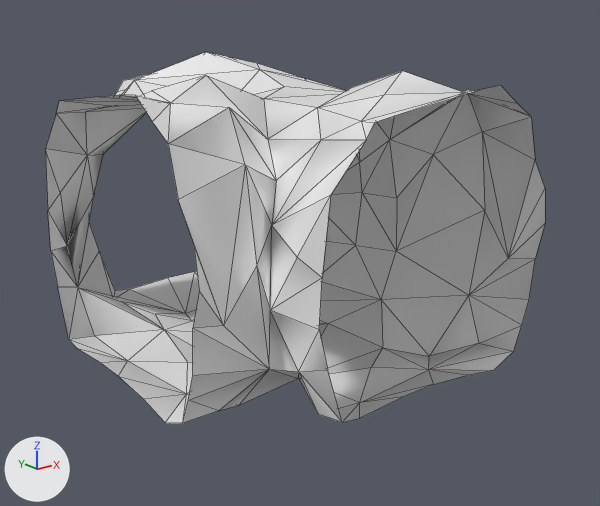
Before and after pictures for a commit that changed the glTF model Rogue-Robots/Assets/Models/ModularBlocks/THorizontal1Connector_Col.gltf.
Rendered twice from a camera (50 mm lens) standing at (-6.26, -8.11, 5.14) and looking at (0.03, -0.26, 2.0). Arrows for +X, +Y and +Z are at lower left; the lights stay in place. Mesh edges are drawn as thin lines. Vertices at the same position are counted once.

The older version as bpy lines, for what is in view:
```python
me_scene_052 = bpy.data.meshes.new('Scene.052')
me_scene_052.from_pydata(...)  # 161 vertices, 254 faces; spans x -2.5..1.94, y -2.5..2.5, z 0.73..4.41
ob_thorizontal1connector_col = bpy.data.objects.new('THorizontal1Connector_Col', me_scene_052)
ob_thorizontal1connector_col.location = (0.0, 0.0, 0.0)
```
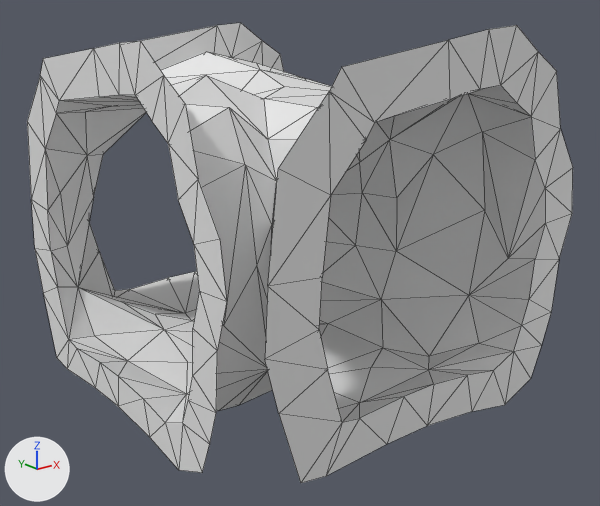
Location of each change, (x1, y1, x2, y2) in pixels of the pictures (600 x 506 px):
'THorizontal1Connector_Col', reshaped (9% wider, 24% taller)
    before: (45, 52, 545, 423)
    after: (27, 23, 573, 483)
part 1 of me_scene_052, added
    after: (27, 23, 573, 483)

What changed in the scene script:
```text
Change me_scene_052:
    used by ob_thorizontal1connector_col; location = (0.0, 0.0, 0.0)
    remove me_scene_052.from_pydata(...)  # 161 vertices, 254 faces; spans x -2.5..1.94, y -2.5..2.5, z 0.73..4.41
    add me_scene_052.from_pydata(...)  # 231 vertices, 394 faces; spans x -2.5..2.48, y -2.5..2.5, z 0.32..4.82
    me_scene_052 part 1
    70 vertices are added at x -2.5..2.48, y -2.5..2.5, z 0.32..4.82
    140 new faces join them
    me_scene_052 part 2: the surface is now shaded flat
```
